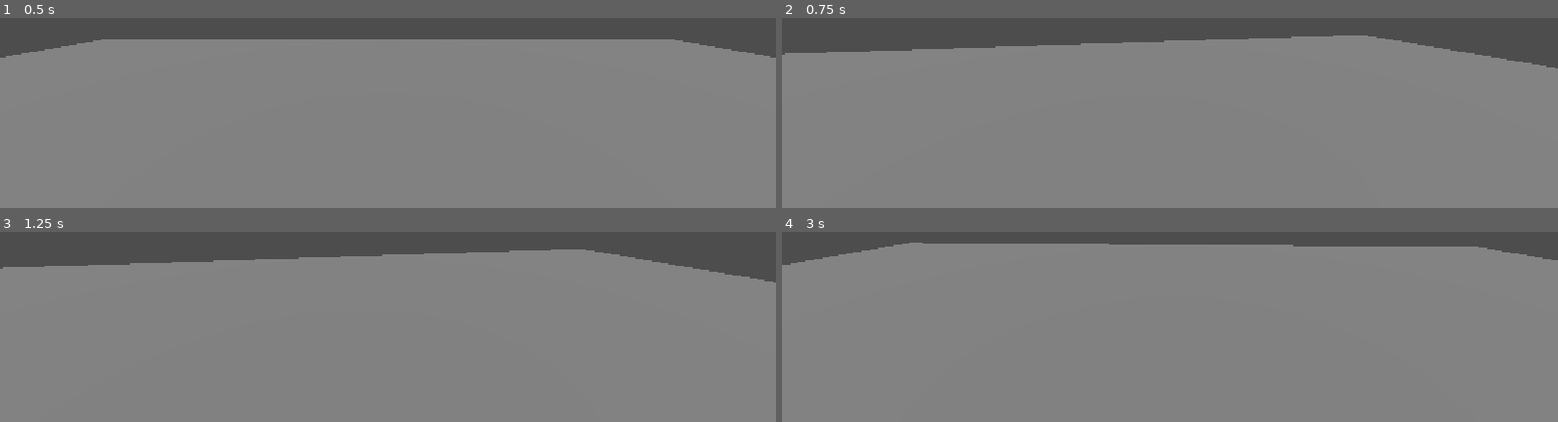
Above: before the commit, frames 1-4 (two rows, left to right).
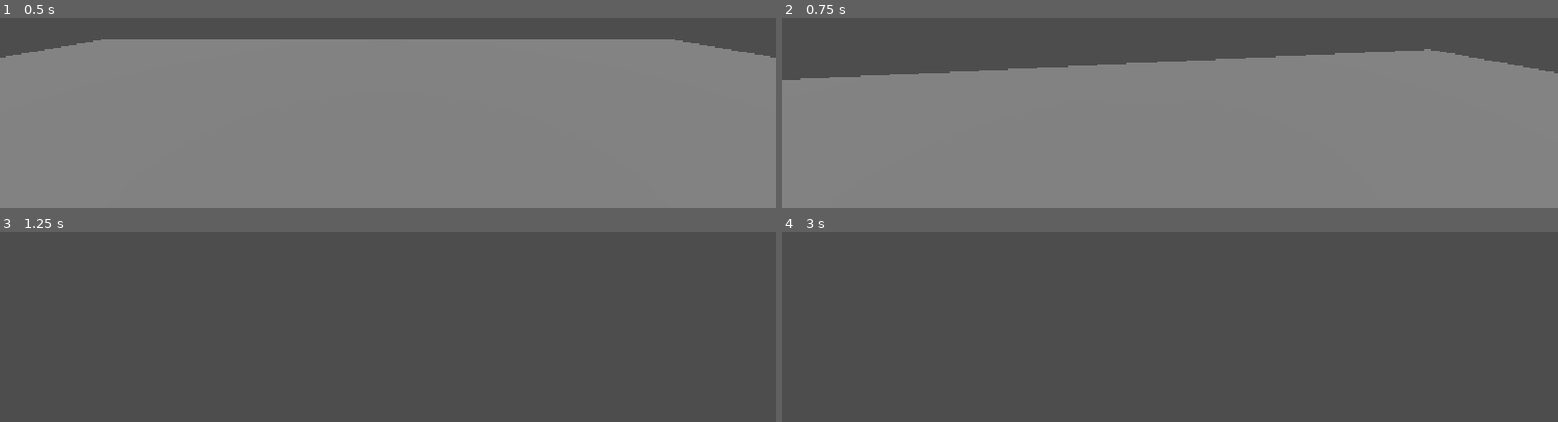
Above: after the commit, the same moments.

Repository: TFinch24/dungeon-dash-game
Game: Godot game, scene res://main.tscn
The game is run twice, just before and just after one commit, with the same random seed, the same clock (stepped at 60 frames per second) and the same inputs.
Inputs (mouse positions are in pixels of both pictures, inside the frame that each line leads up to):
- Up to frame 1 (0.5 s): no input
- Up to frame 2 (0.75 s): tap Enter at 0.5 s; move the mouse to (outside the picture) at 0.52 s; hold W (move_forward) from 0.53 s (still down)
- Up to frame 3 (1.25 s): keep holding W (move_forward)
- Up to frame 4 (3 s): keep holding W (move_forward); move the mouse to (outside the picture) at 1.27 s; tap Space at 2 s; move the mouse to (outside the picture) at 2.02 s; tap Enter at 2.75 s; move the mouse to (outside the picture) at 2.77 s

Frame 1 is identical in both runs. In frame 2, 9.4% of the frame differs, in the area x 0-100%, y 9-33%; in frame 3, 85%; in frame 4, 92%, in the area x 0-100%, y 5-100%.

Commit message:
added movement inputs
used input map to create inputs and call those inputs in the script. Gave a variable speed in the inspector panel

Diff:
--- a/main.tscn
+++ b/main.tscn
@@ -24,3 +24,4 @@
 transform = Transform3D(1, 0, 0, 0, 0.64278764, 0.76604444, 0, -0.76604444, 0.64278764, 0, 2.6626062, 0)
 
 [node name="Player" parent="." unique_id=153701727 instance=ExtResource("1_ig7tw")]
+speed = 15.0
--- a/player.gd
+++ b/player.gd
@@ -1,9 +1,9 @@
 extends CharacterBody3D
 
 @export var mouse_sensitivity := 0.003
+@export var speed := 5.0
 
 @onready var camera: Camera3D = $Camera3D
-var mouse_on = false
 
 func _ready() -> void:
 	print("Player ready!")
@@ -11,15 +11,18 @@
 
 func _unhandled_input(event: InputEvent) -> void:
 	if event is InputEventMouseMotion and Input.mouse_mode == Input.MOUSE_MODE_CAPTURED:
-		# TODO: yaw the whole body
 		rotate_y(-event.relative.x * mouse_sensitivity)
-		# TODO: pitch the camera, clamped to about +/- 89 degrees
 		camera.rotate_x(-event.relative.y * mouse_sensitivity)
-		# Stop Camera from flipping over
 		camera.rotation.x = clampf(camera.rotation.x, deg_to_rad(-89), deg_to_rad(89))
-		pass
 	if event.is_action_pressed("ui_cancel"):
-			if Input.mouse_mode == Input.MOUSE_MODE_CAPTURED:
-				Input.mouse_mode = Input.MOUSE_MODE_VISIBLE
-			else:
-				Input.mouse_mode = Input.MOUSE_MODE_CAPTURED
+		if Input.mouse_mode == Input.MOUSE_MODE_CAPTURED:
+			Input.mouse_mode = Input.MOUSE_MODE_VISIBLE
+		else:
+			Input.mouse_mode = Input.MOUSE_MODE_CAPTURED
+
+func _physics_process(_delta: float) -> void:
+	var input_dir := Input.get_vector("move_left", "move_right", "move_forward", "move_back")
+	var direction := (transform.basis * Vector3(input_dir.x, 0, input_dir.y)).normalized()
+	velocity.x = direction.x * speed
+	velocity.z = direction.z * speed
+	move_and_slide()
